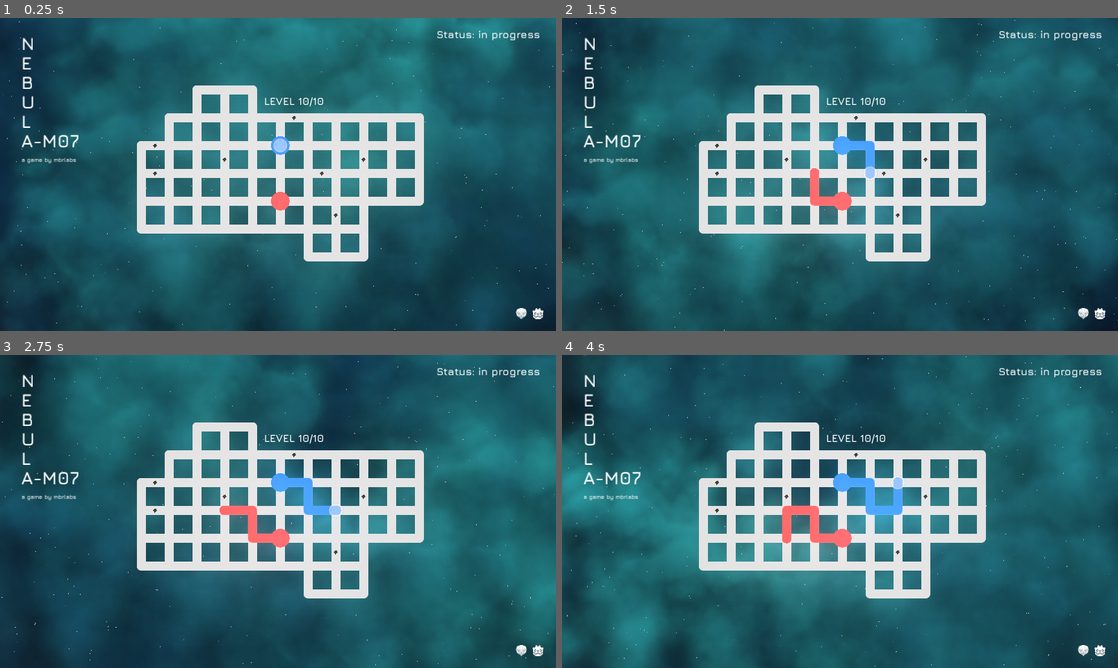
Above: before the commit, frames 1-4 (two rows, left to right).
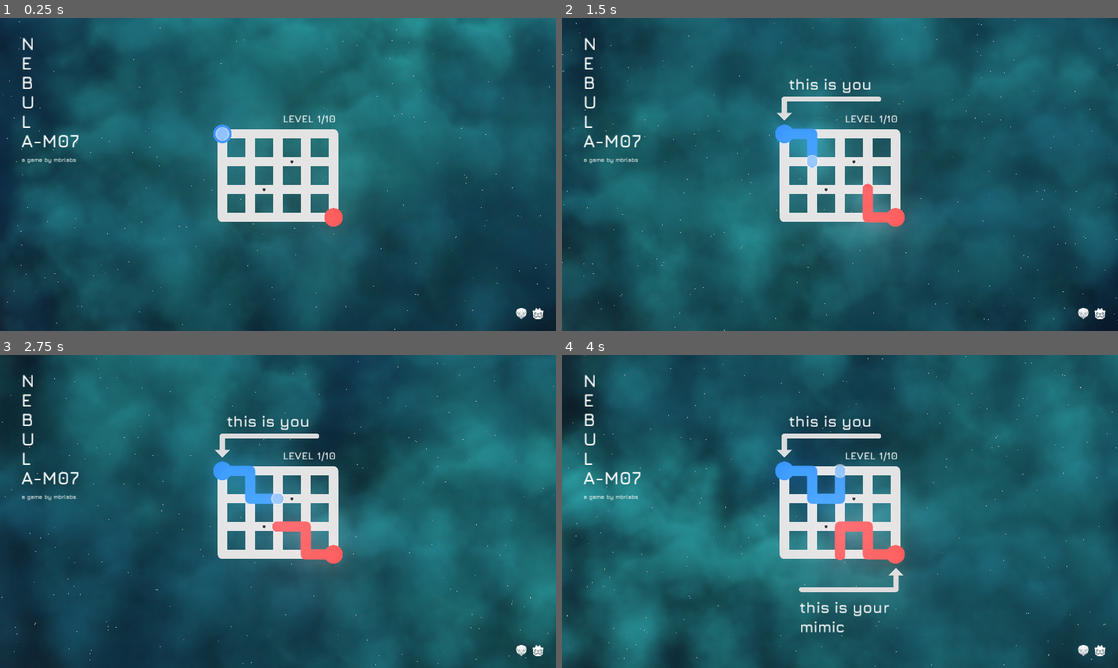
Above: after the commit, the same moments.

Repository: mbrlabs/nebula-m09
Game: Godot game, scene res://Main.tscn
Same seed, same stepped clock (60 frames per second), same inputs: the game is played once before the commit and once after it.
Inputs:
- Up to frame 1 (0.25 s): no input
- Up to frame 2 (1.5 s): hold D (move_right) 0.53-1.28 s; hold S (move_down) from 1.28 s (still down)
- Up to frame 3 (2.75 s): release S (move_down) at 2.03 s; hold D (move_right) from 2.03 s (still down)
- Up to frame 4 (4 s): release D (move_right) at 2.78 s; hold W (move_up) 2.78-3.53 s; hold A (move_left) from 3.53 s (still down)

The runs differ from the first frame. In frame 1, 13% of the frame differs, in the area x 24-97%, y 4-78%; in frame 2, 14%; in frame 3, 14%; in frame 4, 15%, in the area x 24-97%, y 4-89%.

Commit message:
Refactoring

Diff:
--- a/game/Assets/audio_bus.tres
+++ b/game/Assets/audio_bus.tres
@@ -5,7 +5,7 @@
 bus/1/solo = false
 bus/1/mute = false
 bus/1/bypass_fx = false
-bus/1/volume_db = -5.04224
+bus/1/volume_db = -6.24739
 bus/1/send = "Master"
 bus/2/name = "Sound"
 bus/2/solo = false
--- a/game/Levels/Gem.tscn
+++ /dev/null
@@ -1,25 +0,0 @@
-[gd_scene load_steps=3 format=2]
-
-[ext_resource path="res://Levels/Gem.gd" type="Script" id=1]
-
-[sub_resource type="CircleShape2D" id=1]
-radius = 16.0
-
-[node name="Gem" type="Node2D"]
-script = ExtResource( 1 )
-
-[node name="ColorRect" type="ColorRect" parent="."]
-margin_left = 1.0
-margin_top = -7.0
-margin_right = 33.0
-margin_bottom = 25.0
-rect_rotation = 52.8623
-rect_scale = Vector2( 0.322837, 0.353845 )
-color = Color( 0.184314, 0.184314, 0.184314, 1 )
-
-[node name="Area2D" type="Area2D" parent="."]
-
-[node name="CollisionShape2D" type="CollisionShape2D" parent="Area2D"]
-shape = SubResource( 1 )
-
-[connection signal="area_entered" from="Area2D" to="." method="_on_Area2D_area_entered"]
--- a/game/Levels/Level.gd
+++ b/game/Levels/Level.gd
@@ -6,7 +6,7 @@
 onready var _tilemap: TileMap = $TileMap
 onready var _player: Player = $TileMap/Player
 onready var _player_mirrored: Player = $TileMap/PlayerMirrored
-onready var _gems: Node = $TileMap/Gems
+onready var _orbs: Node = $TileMap/Orbs
 
 var _occupied_positions: Dictionary # Vector2 -> bool
 
@@ -41,21 +41,21 @@
 
 # -------------------------------------------------------------------------------------------------
 func is_solved() -> bool:
-	return _are_all_gems_collected() && _is_closed_loop()
+	return _are_all_orbs_collected() && _is_closed_loop()
 
 # -------------------------------------------------------------------------------------------------
-func reset_level() -> void:
+func reset() -> void:
 	_player.reset()
 	_player_mirrored.reset()
 	_occupied_positions.clear()
-	for gem in _gems.get_children():
-		if gem is Gem:
-			gem.collected = false
+	for orb in _orbs.get_children():
+		if orb is Orb:
+			orb.collected = false
 
 # -------------------------------------------------------------------------------------------------
-func _are_all_gems_collected() -> bool:
-	for gem in _gems.get_children():
-		if gem is Gem && !gem.collected:
+func _are_all_orbs_collected() -> bool:
+	for orb in _orbs.get_children():
+		if orb is Orb && !orb.collected:
 			return false
 	return true
 
--- a/game/Levels/Level_1.tscn
+++ b/game/Levels/Level_1.tscn
@@ -4,7 +4,7 @@
 [ext_resource path="res://Player/Player.tscn" type="PackedScene" id=2]
 [ext_resource path="res://Assets/Fonts/font_level.tres" type="DynamicFont" id=3]
 [ext_resource path="res://Assets/tileset.tres" type="TileSet" id=4]
-[ext_resource path="res://Levels/Gem.tscn" type="PackedScene" id=5]
+[ext_resource path="res://Levels/Orb.tscn" type="PackedScene" id=5]
 [ext_resource path="res://Assets/Fonts/font_tutorial.tres" type="DynamicFont" id=6]
 [ext_resource path="res://Assets/Sounds/move1.ogg" type="AudioStream" id=7]
 [ext_resource path="res://Assets/Fonts/font_tutorial_small.tres" type="DynamicFont" id=8]
@@ -129,13 +129,13 @@
 format = 1
 tile_data = PoolIntArray( 0, 4, 0, 1, 8, 0, 2, 8, 0, 3, 8, 0, 4, 8, 0, 5, 8, 0, 6, 8, 0, 7, 8, 0, 8, 8, 0, 9, 8, 0, 10, …(988 unchanged characters)…
 
-[node name="Gems" type="Node2D" parent="TileMap"]
+[node name="Orbs" type="Node2D" parent="TileMap"]
 position = Vector2( -608, -320 )
 
-[node name="Gem" parent="TileMap/Gems" instance=ExtResource( 5 )]
+[node name="Orb" parent="TileMap/Orbs" instance=ExtResource( 5 )]
 position = Vector2( 864, 432 )
 
-[node name="Gem2" parent="TileMap/Gems" instance=ExtResource( 5 )]
+[node name="Orb2" parent="TileMap/Orbs" instance=ExtResource( 5 )]
 position = Vector2( 768, 528 )
 
 [node name="Player" parent="TileMap" instance=ExtResource( 2 )]
@@ -215,8 +215,8 @@
 margin_bottom = 187.0
 custom_colors/font_color = Color( 0.929412, 0.929412, 0.929412, 1 )
 custom_fonts/font = ExtResource( 8 )
-text = "Collect all gems and loop back
-to from where you came.
+text = "Collect all orbs on your way
+and finish where you started.
 
 Move with the arrow
 keys or WASD."
--- a/game/Levels/Level_10.tscn
+++ b/game/Levels/Level_10.tscn
@@ -4,7 +4,7 @@
 [ext_resource path="res://Player/Player.tscn" type="PackedScene" id=2]
 [ext_resource path="res://Assets/Fonts/font_level.tres" type="DynamicFont" id=3]
 [ext_resource path="res://Assets/tileset.tres" type="TileSet" id=4]
-[ext_resource path="res://Levels/Gem.tscn" type="PackedScene" id=5]
+[ext_resource path="res://Levels/Orb.tscn" type="PackedScene" id=5]
 
 [node name="Level_10" type="Control"]
 anchor_right = 1.0
@@ -22,28 +22,28 @@
 format = 1
 tile_data = PoolIntArray( -196605, 4, 0, -196604, 8, 0, -196603, 8, 0, -196602, 8, 0, -196601, 8, 0, -196600, 8, 0, -19 …(3341 unchanged characters)…
 
-[node name="Gems" type="Node2D" parent="TileMap"]
+[node name="Orbs" type="Node2D" parent="TileMap"]
 position = Vector2( -608, -320 )
 
-[node name="Gem" parent="TileMap/Gems" instance=ExtResource( 5 )]
+[node name="Orb" parent="TileMap/Orbs" instance=ExtResource( 5 )]
 position = Vector2( 1056, 336 )
 
-[node name="Gem2" parent="TileMap/Gems" instance=ExtResource( 5 )]
+[node name="Orb2" parent="TileMap/Orbs" instance=ExtResource( 5 )]
 position = Vector2( 1296, 480 )
 
-[node name="Gem3" parent="TileMap/Gems" instance=ExtResource( 5 )]
+[node name="Orb3" parent="TileMap/Orbs" instance=ExtResource( 5 )]
 position = Vector2( 1152, 528 )
 
-[node name="Gem4" parent="TileMap/Gems" instance=ExtResource( 5 )]
+[node name="Orb4" parent="TileMap/Orbs" instance=ExtResource( 5 )]
 position = Vector2( 1200, 672 )
 
-[node name="Gem5" parent="TileMap/Gems" instance=ExtResource( 5 )]
+[node name="Orb5" parent="TileMap/Orbs" instance=ExtResource( 5 )]
 position = Vector2( 576, 432 )
 
-[node name="Gem6" parent="TileMap/Gems" instance=ExtResource( 5 )]
+[node name="Orb6" parent="TileMap/Orbs" instance=ExtResource( 5 )]
 position = Vector2( 576, 528 )
 
-[node name="Gem7" parent="TileMap/Gems" instance=ExtResource( 5 )]
+[node name="Orb7" parent="TileMap/Orbs" instance=ExtResource( 5 )]
 position = Vector2( 816, 480 )
 
 [node name="Player" parent="TileMap" instance=ExtResource( 2 )]
@@ -62,12 +62,12 @@
 text = "LEVEL 10/10"
 
 [node name="Status" type="Label" parent="."]
-margin_left = 1507.0
-margin_top = 34.0
-margin_right = 1884.0
-margin_bottom = 80.0
+margin_left = 1616.0
+margin_top = 32.0
+margin_right = 1867.0
+margin_bottom = 78.0
 custom_fonts/font = ExtResource( 3 )
-text = "Status: in progress"
+text = "Status: done"
 
 [node name="ColorRect" type="ColorRect" parent="."]
 visible = false
--- a/game/Levels/Level_2.tscn
+++ b/game/Levels/Level_2.tscn
@@ -4,7 +4,7 @@
 [ext_resource path="res://Player/Player.tscn" type="PackedScene" id=2]
 [ext_resource path="res://Assets/Fonts/font_level.tres" type="DynamicFont" id=3]
 [ext_resource path="res://Assets/tileset.tres" type="TileSet" id=4]
-[ext_resource path="res://Levels/Gem.tscn" type="PackedScene" id=5]
+[ext_resource path="res://Levels/Orb.tscn" type="PackedScene" id=5]
 
 [node name="Level_2" type="Control"]
 anchor_right = 1.0
@@ -22,25 +22,25 @@
 format = 1
 tile_data = PoolIntArray( 0, 4, 0, 1, 8, 0, 2, 8, 0, 3, 8, 0, 4, 8, 0, 5, 8, 0, 6, 8, 0, 7, 8, 0, 8, 8, 0, 9, 8, 0, 10, …(1466 unchanged characters)…
 
-[node name="Gems" type="Node2D" parent="TileMap"]
+[node name="Orbs" type="Node2D" parent="TileMap"]
 position = Vector2( -608, -320 )
 
-[node name="Gem" parent="TileMap/Gems" instance=ExtResource( 5 )]
+[node name="Orb" parent="TileMap/Orbs" instance=ExtResource( 5 )]
 position = Vector2( 960, 528 )
 
-[node name="Gem3" parent="TileMap/Gems" instance=ExtResource( 5 )]
+[node name="Orb3" parent="TileMap/Orbs" instance=ExtResource( 5 )]
 position = Vector2( 1152, 336 )
 
-[node name="Gem5" parent="TileMap/Gems" instance=ExtResource( 5 )]
+[node name="Orb2" parent="TileMap/Orbs" instance=ExtResource( 5 )]
 position = Vector2( 1200, 480 )
 
-[node name="Gem2" parent="TileMap/Gems" instance=ExtResource( 5 )]
+[node name="Orb4" parent="TileMap/Orbs" instance=ExtResource( 5 )]
 position = Vector2( 864, 336 )
 
-[node name="Gem4" parent="TileMap/Gems" instance=ExtResource( 5 )]
+[node name="Orb5" parent="TileMap/Orbs" instance=ExtResource( 5 )]
 position = Vector2( 624, 576 )
 
-[node name="Gem6" parent="TileMap/Gems" instance=ExtResource( 5 )]
+[node name="Orb6" parent="TileMap/Orbs" instance=ExtResource( 5 )]
 position = Vector2( 672, 432 )
 
 [node name="Player" parent="TileMap" instance=ExtResource( 2 )]
--- a/game/Levels/Level_3.tscn
+++ b/game/Levels/Level_3.tscn
@@ -4,7 +4,7 @@
 [ext_resource path="res://Player/Player.tscn" type="PackedScene" id=2]
 [ext_resource path="res://Assets/Fonts/font_level.tres" type="DynamicFont" id=3]
 [ext_resource path="res://Assets/tileset.tres" type="TileSet" id=4]
-[ext_resource path="res://Levels/Gem.tscn" type="PackedScene" id=5]
+[ext_resource path="res://Levels/Orb.tscn" type="PackedScene" id=5]
 
 [node name="Level_3" type="Control"]
 anchor_right = 1.0
@@ -22,25 +22,25 @@
 format = 1
 tile_data = PoolIntArray( 0, 4, 0, 1, 8, 0, 2, 8, 0, 3, 8, 0, 4, 8, 0, 5, 8, 0, 6, 8, 0, 7, 8, 0, 8, 8, 0, 9, 8, 0, 10, …(1466 unchanged characters)…
 
-[node name="Gems" type="Node2D" parent="TileMap"]
+[node name="Orbs" type="Node2D" parent="TileMap"]
 position = Vector2( -608, -320 )
 
-[node name="Gem" parent="TileMap/Gems" instance=ExtResource( 5 )]
+[node name="Orb" parent="TileMap/Orbs" instance=ExtResource( 5 )]
 position = Vector2( 960, 528 )
 
-[node name="Gem3" parent="TileMap/Gems" instance=ExtResource( 5 )]
+[node name="Orb2" parent="TileMap/Orbs" instance=ExtResource( 5 )]
 position = Vector2( 1152, 336 )
 
-[node name="Gem5" parent="TileMap/Gems" instance=ExtResource( 5 )]
+[node name="Orb3" parent="TileMap/Orbs" instance=ExtResource( 5 )]
 position = Vector2( 1200, 480 )
 
-[node name="Gem2" parent="TileMap/Gems" instance=ExtResource( 5 )]
+[node name="Orb4" parent="TileMap/Orbs" instance=ExtResource( 5 )]
 position = Vector2( 864, 336 )
 
-[node name="Gem4" parent="TileMap/Gems" instance=ExtResource( 5 )]
+[node name="Orb5" parent="TileMap/Orbs" instance=ExtResource( 5 )]
 position = Vector2( 624, 576 )
 
-[node name="Gem6" parent="TileMap/Gems" instance=ExtResource( 5 )]
+[node name="Orb6" parent="TileMap/Orbs" instance=ExtResource( 5 )]
 position = Vector2( 672, 432 )
 
 [node name="Player" parent="TileMap" instance=ExtResource( 2 )]
--- a/game/Levels/Level_4.tscn
+++ b/game/Levels/Level_4.tscn
@@ -4,7 +4,7 @@
 [ext_resource path="res://Player/Player.tscn" type="PackedScene" id=2]
 [ext_resource path="res://Assets/Fonts/font_level.tres" type="DynamicFont" id=3]
 [ext_resource path="res://Assets/tileset.tres" type="TileSet" id=4]
-[ext_resource path="res://Levels/Gem.tscn" type="PackedScene" id=5]
+[ext_resource path="res://Levels/Orb.tscn" type="PackedScene" id=5]
 
 [node name="Level_4" type="Control"]
 anchor_right = 1.0
@@ -22,25 +22,25 @@
 format = 1
 tile_data = PoolIntArray( 0, 4, 0, 1, 8, 0, 2, 8, 0, 3, 8, 0, 4, 8, 0, 5, 8, 0, 6, 8, 0, 7, 8, 0, 8, 8, 0, 9, 8, 0, 10, …(1466 unchanged characters)…
 
-[node name="Gems" type="Node2D" parent="TileMap"]
+[node name="Orbs" type="Node2D" parent="TileMap"]
 position = Vector2( -608, -320 )
 
-[node name="Gem" parent="TileMap/Gems" instance=ExtResource( 5 )]
+[node name="Orb" parent="TileMap/Orbs" instance=ExtResource( 5 )]
 position = Vector2( 960, 528 )
 
-[node name="Gem3" parent="TileMap/Gems" instance=ExtResource( 5 )]
+[node name="Orb2" parent="TileMap/Orbs" instance=ExtResource( 5 )]
 position = Vector2( 1152, 336 )
 
-[node name="Gem5" parent="TileMap/Gems" instance=ExtResource( 5 )]
+[node name="Orb3" parent="TileMap/Orbs" instance=ExtResource( 5 )]
 position = Vector2( 1200, 480 )
 
-[node name="Gem2" parent="TileMap/Gems" instance=ExtResource( 5 )]
+[node name="Orb4" parent="TileMap/Orbs" instance=ExtResource( 5 )]
 position = Vector2( 864, 336 )
 
-[node name="Gem4" parent="TileMap/Gems" instance=ExtResource( 5 )]
+[node name="Orb5" parent="TileMap/Orbs" instance=ExtResource( 5 )]
 position = Vector2( 624, 576 )
 
-[node name="Gem6" parent="TileMap/Gems" instance=ExtResource( 5 )]
+[node name="Orb6" parent="TileMap/Orbs" instance=ExtResource( 5 )]
 position = Vector2( 672, 432 )
 
 [node name="Player" parent="TileMap" instance=ExtResource( 2 )]
--- a/game/Levels/Level_5.tscn
+++ b/game/Levels/Level_5.tscn
@@ -4,7 +4,7 @@
 [ext_resource path="res://Player/Player.tscn" type="PackedScene" id=2]
 [ext_resource path="res://Assets/Fonts/font_level.tres" type="DynamicFont" id=3]
 [ext_resource path="res://Assets/tileset.tres" type="TileSet" id=4]
-[ext_resource path="res://Levels/Gem.tscn" type="PackedScene" id=5]
+[ext_resource path="res://Levels/Orb.tscn" type="PackedScene" id=5]
 
 [node name="Level_5" type="Control"]
 anchor_right = 1.0
@@ -22,25 +22,25 @@
 format = 1
 tile_data = PoolIntArray( 0, 4, 0, 1, 8, 0, 2, 8, 0, 3, 8, 0, 4, 8, 0, 5, 8, 0, 6, 8, 0, 7, 8, 0, 8, 8, 0, 9, 8, 0, 10, …(1466 unchanged characters)…
 
-[node name="Gems" type="Node2D" parent="TileMap"]
+[node name="Orbs" type="Node2D" parent="TileMap"]
 position = Vector2( -608, -320 )
 
-[node name="Gem" parent="TileMap/Gems" instance=ExtResource( 5 )]
+[node name="Orb" parent="TileMap/Orbs" instance=ExtResource( 5 )]
 position = Vector2( 960, 528 )
 
-[node name="Gem3" parent="TileMap/Gems" instance=ExtResource( 5 )]
+[node name="Orb2" parent="TileMap/Orbs" instance=ExtResource( 5 )]
 position = Vector2( 1152, 336 )
 
-[node name="Gem5" parent="TileMap/Gems" instance=ExtResource( 5 )]
+[node name="Orb3" parent="TileMap/Orbs" instance=ExtResource( 5 )]
 position = Vector2( 1200, 480 )
 
-[node name="Gem2" parent="TileMap/Gems" instance=ExtResource( 5 )]
+[node name="Orb4" parent="TileMap/Orbs" instance=ExtResource( 5 )]
 position = Vector2( 864, 336 )
 
-[node name="Gem4" parent="TileMap/Gems" instance=ExtResource( 5 )]
+[node name="Orb5" parent="TileMap/Orbs" instance=ExtResource( 5 )]
 position = Vector2( 624, 576 )
 
-[node name="Gem6" parent="TileMap/Gems" instance=ExtResource( 5 )]
+[node name="Orb6" parent="TileMap/Orbs" instance=ExtResource( 5 )]
 position = Vector2( 672, 432 )
 
 [node name="Player" parent="TileMap" instance=ExtResource( 2 )]
--- a/game/Levels/Gem.gd
+++ b/game/Levels/Orb.gd
@@ -1,4 +1,4 @@
-class_name Gem
+class_name Orb
 extends Node2D
 
 var collected := false
--- /dev/null
+++ b/game/Levels/Orb.tscn
@@ -0,0 +1,23 @@
+[gd_scene load_steps=4 format=2]
+
+[ext_resource path="res://Levels/Orb.gd" type="Script" id=1]
+[ext_resource path="res://Assets/circle.png" type="Texture" id=2]
+
+[sub_resource type="CircleShape2D" id=1]
+radius = 16.0
+
+[node name="Orb" type="Node2D"]
+script = ExtResource( 1 )
+
+[node name="Sprite" type="Sprite" parent="."]
+modulate = Color( 0.14902, 0.14902, 0.14902, 1 )
+position = Vector2( 2.38419e-07, 2.38419e-07 )
+scale = Vector2( 0.0820313, 0.0820313 )
+texture = ExtResource( 2 )
+
+[node name="Area2D" type="Area2D" parent="."]
+
+[node name="CollisionShape2D" type="CollisionShape2D" parent="Area2D"]
+shape = SubResource( 1 )
+
+[connection signal="area_entered" from="Area2D" to="." method="_on_Area2D_area_entered"]
--- a/game/Main.gd
+++ b/game/Main.gd
@@ -2,8 +2,8 @@
 
 # -------------------------------------------------------------------------------------------------
 const LEVELS := [
+	"res://Levels/Level_1.tscn",
 	"res://Levels/Level_10.tscn",
-	"res://Levels/Level_1.tscn",
 	"res://Levels/Level_2.tscn",
 	"res://Levels/Level_3.tscn",
 	"res://Levels/Level_4.tscn",
@@ -37,7 +37,8 @@
 		get_tree().quit()
 
 	if Input.is_action_just_pressed("restart"):
-		_level.reset_level()
+		SoundEffects.impact()
+		_level.reset()
 
 # -------------------------------------------------------------------------------------------------
 func _do_move() -> void:
--- a/game/Player/Player.gd
+++ b/game/Player/Player.gd
@@ -53,6 +53,7 @@
 	_line.clear_points()
 	_line.add_point(Vector2.ZERO)
 	_move_in_progress = false
+	_head.position = Vector2.ZERO
 
 # -------------------------------------------------------------------------------------------------
 func is_moving() -> bool:
--- a/game/Player/Player.tscn
+++ b/game/Player/Player.tscn
@@ -19,7 +19,7 @@
 texture = ExtResource( 1 )
 
 [node name="Line2D" type="Line2D" parent="."]
-width = 36.0
+width = 40.0
 default_color = Color( 1, 1, 1, 1 )
 texture_mode = 2
 joint_mode = 2
--- a/game/project.godot
+++ b/game/project.godot
@@ -9,15 +9,15 @@
 config_version=4
 
 _global_script_classes=[ {
-"base": "Node2D",
-"class": "Gem",
-"language": "GDScript",
-"path": "res://Levels/Gem.gd"
-}, {
 "base": "Control",
 "class": "Level",
 "language": "GDScript",
 "path": "res://Levels/Level.gd"
+}, {
+"base": "Node2D",
+"class": "Orb",
+"language": "GDScript",
+"path": "res://Levels/Orb.gd"
 }, {
 "base": "Node2D",
 "class": "Player",
@@ -30,8 +30,8 @@
 "path": "res://Types.gd"
 } ]
 _global_script_class_icons={
-"Gem": "",
 "Level": "",
+"Orb": "",
 "Player": "",
 "Types": ""
 }
